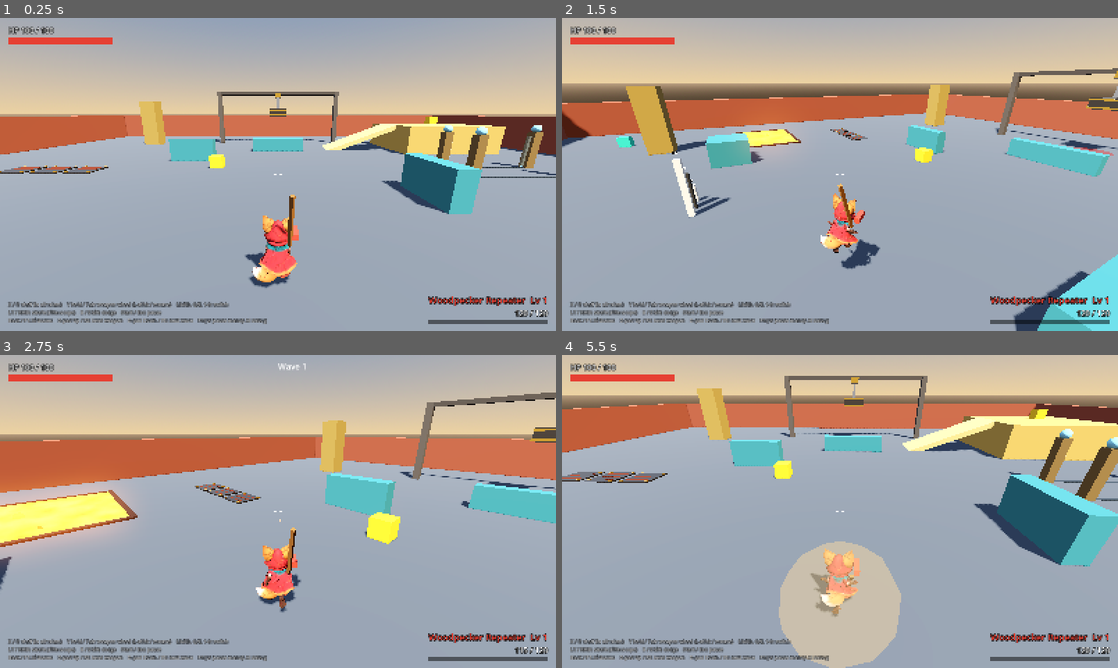
Above: before the commit, frames 1-4 (two rows, left to right).
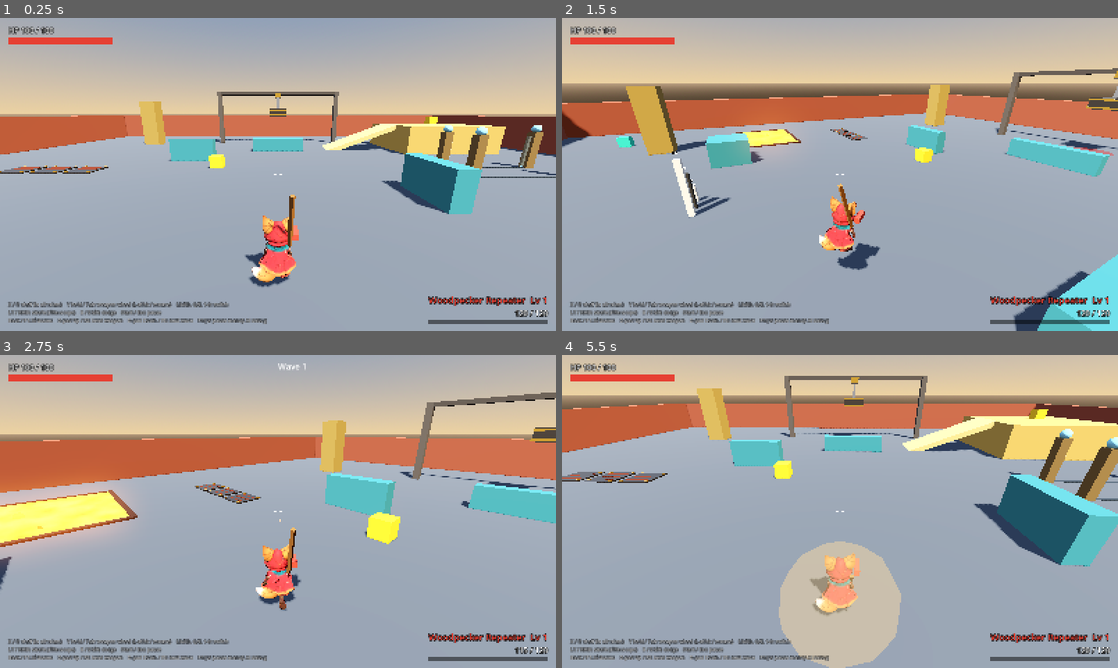
Above: after the commit, the same moments.

Repository: ArcticGizmo/project-fox
Game: Godot game, scene res://scenes/main.tscn
The game is run twice, just before and just after one commit, with the same random seed, the same clock (stepped at 60 frames per second) and the same inputs.
Inputs (mouse positions are in pixels of both pictures, inside the frame that each line leads up to):
- Up to frame 1 (0.25 s): no input
- Up to frame 2 (1.5 s): tap Enter (ui_accept) at 0.5 s; move the mouse to (962, 158) at 0.52 s; hold D (move_right) 0.53-1.28 s; tap F (melee) at 0.6 s; click (962, 158) at 0.67 s; tap Space (jump) at 0.77, 1.07 s; move the mouse to (812, 174) at 1.27 s; hold W (move_forward) from 1.28 s (still down); tap Shift (dodge) at 1.35 s
- Up to frame 3 (2.75 s): keep holding W (move_forward); tap Space (jump) at 1.52, 1.82 s; tap F (melee) at 1.55, 2.3 s; move the mouse to (289, 505) at 2.02 s; press the mouse at (289, 505) at 2.03 s
- Up to frame 4 (5.5 s): move the mouse to (834, 517) at 2.77 s; release the mouse at (834, 517) at 2.78 s; tap Down (look_down) at 2.85 s; click (834, 517) at 2.92 s; tap Space (jump) at 3.02, 3.32, 3.77, 4.07, 5.27 s; tap F (melee) at 3.05, 3.8, 5.3 s; move the mouse to (878, 514) at 3.52 s; tap Left (look_left) at 3.6 s; tap Escape (pause) at 4.15 s; release W (move_forward) at 4.25 s; click "Restart Level" at 4.25 s; move the mouse to (795, 508) at 5.02 s; hold W (move_forward) from 5.03 s (still down); tap Right (look_right) at 5.1 s

The runs differ from the first frame. In frame 1, 0.3% of the frame differs, in the area x 44-54%, y 63-87%; in frame 2, 0.7%; in frame 3, 0.3%; in frame 4, 0.8%, in the area x 44-54%, y 61-84%.

Commit message:
Baked walk and idle clips for the fox, speed-picked with run
Walk (contact/down/passing/up, hip twist and counter-twist, arm swing)
and idle (breathing, weight shift, look-around) are baked from the
rig's rest pose. Clip choice by ground speed with walk/run hysteresis;
playback scales with speed. Screenshot --fox renders contact sheets.

Co-Authored-By: Claude Opus 5.5 <noreply@anthropic.com>

Diff:
--- a/scripts/player/fox_model.gd
+++ b/scripts/player/fox_model.gd
@@ -3,18 +3,60 @@
 ## The fox's rigged mesh (Ember_the_Foxling.glb, Mixamo skeleton). Pure presentation:
 ## the player calls `update()` each frame with its ground speed and `flash` for hurt.
 ##
-## The GLB ships one in-place "Running" clip and a T-pose, so an "Idle" clip (arms down,
-## a slow breath) is built here from the skeleton's rest pose.
+## The GLB ships one in-place "Running" clip and a T-pose; "Idle" and "Walk" are baked
+## here from the rest pose. Poses are written as rotations about the model's own axes
+## (X = the fox's left, Y = up, Z = forward, as authored in the GLB) applied to each
+## bone in its rest frame, so a child's rotation rides on its parent's:
+##   pitch +  thigh/arm swings back, shin/forearm folds back, spine leans forward, toes point down
+##   yaw   +  turns toward the fox's left
+##   roll  +  tips the top of an upright bone toward the fox's right
+##
+## Locomotion picks a clip by ground speed (with hysteresis between walk and run) and
+## scales its playback so the feet keep pace with the body.
 
 const SCENE: PackedScene = preload("res://imported_models/Ember_the_Foxling/Ember_the_Foxling.glb")
+const SKELETON_PATH := "SmartRigArmature/Skeleton3D:%s"
 ## Authored height of the GLB (ear tips), scaled up to the player's capsule.
 const MODEL_HEIGHT := 1.7
-## Ground speed the Running clip's cadence was authored for; faster or slower scales it.
+
+## Ground speeds each clip's cadence was authored for; playback scales from these.
+const WALK_CLIP_SPEED := 2.4
 const RUN_CLIP_SPEED := 7.0
-## Below this ground speed the fox idles.
-const RUN_MIN_SPEED := 0.6
-const BLEND_TIME := 0.15
-const IDLE_LENGTH := 2.4
+## Below IDLE_SPEED the fox stands; walk/run switch at RUN_ENTER_SPEED going up and
+## RUN_EXIT_SPEED coming down so a stick held near the threshold doesn't flicker.
+const IDLE_SPEED := 0.35
+const RUN_ENTER_SPEED := 4.0
+const RUN_EXIT_SPEED := 3.2
+const BLEND_TIME := 0.2
+
+const IDLE_LENGTH := 3.2
+const WALK_LENGTH := 0.9
+## Keys per baked cycle (plus a closing key).
+const SAMPLES := 32
+
+## Arms hang this far below the T-pose (degrees), a little forward and bent at the elbow.
+const ARM_DROP := 68.0
+
+const HIPS := &"mixamorig_Hips"
+const SPINE := &"mixamorig_Spine"
+const SPINE1 := &"mixamorig_Spine1"
+const SPINE2 := &"mixamorig_Spine2"
+const NECK := &"mixamorig_Neck"
+const HEAD := &"mixamorig_Head"
+const L_SHOULDER := &"mixamorig_LeftShoulder"
+const R_SHOULDER := &"mixamorig_RightShoulder"
+const L_ARM := &"mixamorig_LeftArm"
+const R_ARM := &"mixamorig_RightArm"
+const L_FOREARM := &"mixamorig_LeftForeArm"
+const R_FOREARM := &"mixamorig_RightForeArm"
+const L_THIGH := &"mixamorig_LeftUpLeg"
+const R_THIGH := &"mixamorig_RightUpLeg"
+const L_SHIN := &"mixamorig_LeftLeg"
+const R_SHIN := &"mixamorig_RightLeg"
+const L_FOOT := &"mixamorig_LeftFoot"
+const R_FOOT := &"mixamorig_RightFoot"
+## Key in a pose Dictionary for the hips' translation (model space, metres).
+const HIPS_OFFSET := &"hips_offset"
 
 var skeleton: Skeleton3D
 var anim: AnimationPlayer
@@ -42,7 +84,8 @@
 	var run := anim.get_animation(&"Running").duplicate() as Animation
 	run.loop_mode = Animation.LOOP_LINEAR
 	lib.add_animation(&"Running", run)
-	lib.add_animation(&"Idle", _build_idle())
+	lib.add_animation(&"Idle", _bake(IDLE_LENGTH, _idle_pose))
+	lib.add_animation(&"Walk", _bake(WALK_LENGTH, _walk_pose))
 	anim.remove_animation_library(&"")
 	anim.add_animation_library(&"", lib)
 	anim.play(&"Idle")
@@ -50,55 +93,168 @@
 
 ## `speed` is horizontal ground speed; airborne poses fall back to idle for now.
 func update(speed: float, on_floor: bool) -> void:
-	if on_floor and speed > RUN_MIN_SPEED:
-		if anim.current_animation != &"Running":
-			anim.play(&"Running", BLEND_TIME)
-		anim.speed_scale = clampf(speed / RUN_CLIP_SPEED, 0.5, 1.6)
-	else:
-		if anim.current_animation != &"Idle":
-			anim.play(&"Idle", BLEND_TIME)
-		anim.speed_scale = 1.0
+	var clip := &"Idle"
+	if on_floor and speed > IDLE_SPEED:
+		var running := anim.current_animation == &"Running"
+		clip = &"Running" if speed > (RUN_EXIT_SPEED if running else RUN_ENTER_SPEED) else &"Walk"
+	if anim.current_animation != clip:
+		anim.play(clip, BLEND_TIME)
+	match clip:
+		&"Running":
+			anim.speed_scale = clampf(speed / RUN_CLIP_SPEED, 0.6, 1.6)
+		&"Walk":
+			anim.speed_scale = clampf(speed / WALK_CLIP_SPEED, 0.5, 1.6)
+		_:
+			anim.speed_scale = 1.0
 
 
 func flash(amount: float) -> void:
 	material.emission = Color(1.0, 0.1, 0.1) * amount
 
 
-func _build_idle() -> Animation:
+# --- Poses --------------------------------------------------------------------------
+# Each takes the cycle phase p in [0, 1) and returns {bone: Quaternion (model axes),
+# HIPS_OFFSET: Vector3}. Every call must return the same keys.
+
+## A relaxed, slightly knee-soft stance: breathing (chest and shoulders rise), a slow
+## weight shift between the feet, and an unhurried look around. The harmonics are whole
+## numbers of cycles so the loop closes; mixing them keeps it from reading as one sine.
+func _idle_pose(p: float) -> Dictionary:
+	var breath := sin(TAU * p * 2.0)  # two breaths per loop
+	var shift := sin(TAU * p)  # weight to the left foot, then the right
+	var look := sin(TAU * p + 0.6) * 0.7 + sin(TAU * p * 3.0) * 0.3
+	var knee := 7.0
+	var thigh := 4.0 + shift * 1.0
+	var pose := {
+		HIPS_OFFSET: Vector3(shift * 0.012, -0.012 - absf(shift) * 0.004, 0.0),
+		HIPS: _roll(shift * 1.5),  # the free leg's hip drops
+		SPINE: _roll(-shift * 1.2),
+		SPINE1: _pitch(2.0 - breath * 1.5),
+		SPINE2: _pitch(-breath * 1.0),
+		NECK: _pitch(-1.0),
+		HEAD: _yaw(look * 7.0) * _pitch(1.5 + breath * 1.0) * _roll(shift * 1.0),
+		L_SHOULDER: _roll(breath * 2.0),
+		R_SHOULDER: _roll(-breath * 2.0),
+	}
+	_set_arms(pose, breath * 2.0, -breath * 2.0, 14.0, 14.0)
+	_set_leg(pose, L_THIGH, L_SHIN, L_FOOT, thigh, knee + shift * 2.0, 0.0)
+	_set_leg(pose, R_THIGH, R_SHIN, R_FOOT, thigh, knee - shift * 2.0, 0.0)
+	return pose
+
+
+## Two steps per cycle, phase 0 = left heel strike. Classic beats: contact (leg reaching,
+## heel down, toe up), down (knee takes the weight, body at its lowest), passing (swing
+## knee high, body rising), up (pushing off the toe, body at its highest). Pelvis twists
+## toward the reaching leg and the chest counter-twists; arms swing against the legs,
+## a beat late, elbows folding as they come forward; the head holds steady.
+func _walk_pose(p: float) -> Dictionary:
+	var stride := cos(TAU * p)  # +1: left leg forward, -1: right leg forward
+	var bob := -cos(TAU * 2.0 * (p - 0.08))  # lowest just after each contact
+	var sway := sin(TAU * p)  # over the standing foot
+	var arm := cos(TAU * (p - 0.06))  # follows through slightly behind the legs
+	var pose := {
+		HIPS_OFFSET: Vector3(sway * 0.018, bob * 0.022 - 0.008, 0.0),
+		HIPS: _yaw(-stride * 7.0) * _roll(sway * 2.0),
+		SPINE: _pitch(3.0) * _roll(-sway * 1.5),
+		SPINE1: _pitch(1.0),
+		SPINE2: _yaw(stride * 11.0) * _pitch(bob * 1.0),
+		NECK: _yaw(-stride * 2.0),
+		HEAD: _yaw(-stride * 2.0) * _pitch(-2.0 - bob * 1.5),
+		L_SHOULDER: _roll(-arm * 2.0),
+		R_SHOULDER: _roll(-arm * 2.0),
+	}
+	_set_arms(pose, -arm * 22.0, arm * 22.0, 14.0 + maxf(-arm, 0.0) * 22.0, 14.0 + maxf(arm, 0.0) * 22.0)
+	_walk_leg(pose, L_THIGH, L_SHIN, L_FOOT, p)
+	_walk_leg(pose, R_THIGH, R_SHIN, R_FOOT, wrapf(p + 0.5, 0.0, 1.0))
+	return pose
+
+
+## One leg's walk, `p` = 0 at its own heel strike. Stance (0 to ~0.55): the leg sweeps
+## back under the body, knee giving at the load and straightening for push-off.
+## Swing (~0.55 to 1): knee folds high at passing, the shin reaches out for the next step.
+func _walk_leg(pose: Dictionary, thigh: StringName, shin: StringName, foot: StringName, p: float) -> void:
+	var forward := cos(TAU * p) * 27.0
+	var knee := 5.0 + 16.0 * _bump(p, 0.12, 0.07) + 58.0 * _bump(p, 0.76, 0.12)
+	var stance := _plateau(p, 0.04, 0.5, 0.06)
+	# Heel strike toe-up, then a push off the toes, then toes lifted to clear the floor.
+	var ankle := -14.0 * _bump(p, 0.0, 0.05) + 26.0 * _bump(p, 0.6, 0.06) - 10.0 * _bump(p, 0.85, 0.08)
+	# During stance the foot stays flat: cancel the thigh and knee pitch it inherits.
+	ankle += stance * (forward - knee)
+	_set_leg(pose, thigh, shin, foot, forward, knee, ankle)
+
+
+## `forward` swings the thigh forward, `knee` folds the shin back, `ankle` points the
+## toes down (all degrees, on top of whatever the parent does).
+func _set_leg(pose: Dictionary, thigh: StringName, shin: StringName, foot: StringName,
+		forward: float, knee: float, ankle: float) -> void:
+	pose[thigh] = _pitch(-forward)
+	pose[shin] = _pitch(knee)
+	pose[foot] = _pitch(ankle)
+
+
+## Drops both arms out of the T-pose. `swing_*` swings each arm forward (degrees),
+## `elbow_*` folds the forearm forward.
+func _set_arms(pose: Dictionary, swing_l: float, swing_r: float, elbow_l: float, elbow_r: float) -> void:
+	# Lowered about Z, then swung about X so the swing is always fore/aft.
+	pose[L_ARM] = _pitch(-swing_l - 6.0) * _roll(-ARM_DROP)
+	pose[R_ARM] = _pitch(-swing_r - 6.0) * _roll(ARM_DROP)
+	# Elbows bend in the T-pose frame (forearm toward +Z), which stays "forward" once lowered.
+	pose[L_FOREARM] = _yaw(-elbow_l)
+	pose[R_FOREARM] = _yaw(elbow_r)
+
+
+# --- Baking -------------------------------------------------------------------------
+
+## Samples `pose` over one loop into rotation tracks (and a hips position track).
+func _bake(length: float, pose: Callable) -> Animation:
 	var a := Animation.new()
-	a.length = IDLE_LENGTH
+	a.length = length
 	a.loop_mode = Animation.LOOP_LINEAR
-	# Arms hang down and a little out from the T-pose.
-	_add_arm_track(a, &"mixamorig_LeftArm", &"mixamorig_LeftForeArm", Vector3(0.35, -1.0, 0.1), 0.06)
-	_add_arm_track(a, &"mixamorig_RightArm", &"mixamorig_RightForeArm", Vector3(-0.35, -1.0, 0.1), 0.06)
-	# Breathing: the chest tips back and forth a few degrees.
-	_add_sway_track(a, &"mixamorig_Spine1", Vector3.RIGHT, deg_to_rad(2.0))
-	_add_sway_track(a, &"mixamorig_Head", Vector3.RIGHT, deg_to_rad(-1.5))
+	var tracks := {}
+	for i: int in SAMPLES + 1:
+		var p := float(i) / SAMPLES
+		var time := length * p
+		var frame: Dictionary = pose.call(wrapf(p, 0.0, 1.0))
+		for key: StringName in frame:
+			var bone := skeleton.find_bone(HIPS if key == HIPS_OFFSET else key)
+			if not tracks.has(key):
+				var t := a.add_track(Animation.TYPE_POSITION_3D if key == HIPS_OFFSET else Animation.TYPE_ROTATION_3D)
+				a.track_set_path(t, NodePath(SKELETON_PATH % skeleton.get_bone_name(bone)))
+				tracks[key] = t
+			var track: int = tracks[key]
+			if key == HIPS_OFFSET:
+				a.position_track_insert_key(track, time, skeleton.get_bone_rest(bone).origin + (frame[key] as Vector3))
+			else:
+				a.rotation_track_insert_key(track, time, _local_rotation(bone, frame[key] as Quaternion))
 	return a
 
 
-## Rotates `bone` so the direction to `child` points along `target` (skeleton space),
-## swinging by `sway` radians over the clip.
-func _add_arm_track(a: Animation, bone: StringName, child: StringName, target: Vector3, sway: float) -> void:
-	var b := skeleton.find_bone(bone)
-	var c := skeleton.find_bone(child)
-	var parent_rest := skeleton.get_bone_global_rest(skeleton.get_bone_parent(b))
-	var rest := skeleton.get_bone_global_rest(b)
-	var dir := (skeleton.get_bone_global_rest(c).origin - rest.origin).normalized()
-	var t := a.add_track(Animation.TYPE_ROTATION_3D)
-	a.track_set_path(t, NodePath("SmartRigArmature/Skeleton3D:%s" % bone))
-	for i: int in 3:
-		var s := sway * (1.0 if i == 1 else 0.0)
-		var aim := Quaternion(dir, target.normalized()) * Quaternion(Vector3.FORWARD, s * signf(target.x))
-		var local := parent_rest.basis.inverse() * (Basis(aim) * rest.basis)
-		a.rotation_track_insert_key(t, IDLE_LENGTH * i * 0.5, local.get_rotation_quaternion())
-
-
-func _add_sway_track(a: Animation, bone: StringName, axis: Vector3, angle: float) -> void:
-	var b := skeleton.find_bone(bone)
-	var rest := skeleton.get_bone_rest(b).basis.get_rotation_quaternion()
-	var t := a.add_track(Animation.TYPE_ROTATION_3D)
-	a.track_set_path(t, NodePath("SmartRigArmature/Skeleton3D:%s" % bone))
-	for i: int in 3:
-		var r := rest * Quaternion(axis, angle * (1.0 if i == 1 else 0.0))
-		a.rotation_track_insert_key(t, IDLE_LENGTH * i * 0.5, r)
+## Turns a rotation about the model's axes, applied to `bone` in its rest frame, into the
+## bone's local pose rotation: rest_local * (G⁻¹ R G), with G its global rest rotation.
+func _local_rotation(bone: int, r: Quaternion) -> Quaternion:
+	var g := skeleton.get_bone_global_rest(bone).basis.get_rotation_quaternion()
+	var rest := skeleton.get_bone_rest(bone).basis.get_rotation_quaternion()
+	return (rest * (g.inverse() * r * g)).normalized()
+
+
+static func _pitch(deg: float) -> Quaternion:
+	return Quaternion(Vector3.RIGHT, deg_to_rad(deg))
+
+
+static func _yaw(deg: float) -> Quaternion:
+	return Quaternion(Vector3.UP, deg_to_rad(deg))
+
+
+static func _roll(deg: float) -> Quaternion:
+	return Quaternion(Vector3.BACK, deg_to_rad(deg))
+
+
+## Smooth periodic pulse centred on `center` (phase units), 1 at the peak.
+static func _bump(p: float, center: float, width: float) -> float:
+	var d := wrapf(p - center, -0.5, 0.5)
+	return exp(-d * d / (2.0 * width * width))
+
+
+## 1 between `from` and `to`, easing to 0 over `edge` either side.
+static func _plateau(p: float, from: float, to: float, edge: float) -> float:
+	return smoothstep(from - edge, from, p) * (1.0 - smoothstep(to, to + edge, p))
--- /dev/null
+++ b/tests/unit/test_fox_model.gd
@@ -0,0 +1,40 @@
+extends TestCase
+
+
+func _fox() -> FoxModel:
+	var fox := FoxModel.new(Player.HEIGHT)
+	add_child(fox)
+	return fox
+
+
+func test_clips_are_baked_and_loop() -> void:
+	var fox := _fox()
+	for clip: StringName in [&"Idle", &"Walk", &"Running"]:
+		assert_true(fox.anim.has_animation(clip), "has %s" % clip)
+		var a := fox.anim.get_animation(clip)
+		assert_eq(a.loop_mode, Animation.LOOP_LINEAR, "%s loops" % clip)
+	# Both legs and both arms are driven by the walk.
+	var walk := fox.anim.get_animation(&"Walk")
+	for bone: StringName in [FoxModel.L_THIGH, FoxModel.R_THIGH, FoxModel.L_ARM, FoxModel.R_ARM]:
+		assert_true(walk.find_track(NodePath(FoxModel.SKELETON_PATH % bone), Animation.TYPE_ROTATION_3D) >= 0,
+				"walk drives %s" % bone)
+
+
+func test_speed_picks_idle_walk_run_with_hysteresis() -> void:
+	var fox := _fox()
+	fox.update(0.0, true)
+	assert_eq(fox.anim.current_animation, &"Idle", "standing")
+	fox.update(FoxModel.WALK_CLIP_SPEED, true)
+	assert_eq(fox.anim.current_animation, &"Walk", "slow")
+	assert_near(fox.anim.speed_scale, 1.0, 0.01, "walk plays at authored rate at its clip speed")
+	var between := (FoxModel.RUN_ENTER_SPEED + FoxModel.RUN_EXIT_SPEED) * 0.5
+	fox.update(between, true)
+	assert_eq(fox.anim.current_animation, &"Walk", "walk holds until the enter speed")
+	fox.update(FoxModel.RUN_ENTER_SPEED + 0.5, true)
+	assert_eq(fox.anim.current_animation, &"Running", "fast")
+	fox.update(between, true)
+	assert_eq(fox.anim.current_animation, &"Running", "run holds until the exit speed")
+	fox.update(FoxModel.RUN_EXIT_SPEED - 0.5, true)
+	assert_eq(fox.anim.current_animation, &"Walk", "back to walk")
+	fox.update(8.0, false)
+	assert_eq(fox.anim.current_animation, &"Idle", "airborne")
--- a/tools/screenshot.gd
+++ b/tools/screenshot.gd
@@ -22,6 +22,11 @@
 	# `--slice`: only the greybox slice shots (quick layout iteration).
 	if "--slice" in OS.get_cmdline_user_args():
 		await _capture_slice(null, SLICE_PATH)
+		get_tree().quit()
+		return
+	# `--fox`: only the fox animation contact sheets.
+	if "--fox" in OS.get_cmdline_user_args():
+		await _capture_fox_anims()
 		get_tree().quit()
 		return
 	var arena := (load("res://scenes/main.tscn") as PackedScene).instantiate()
@@ -73,6 +78,8 @@
 	await _capture("overview.png")
 	cam.queue_free()
 	await _capture_slice(arena, SLICE_PATH)
+	arena.queue_free()
+	await _capture_fox_anims()
 	get_tree().quit()
 
 
@@ -317,6 +324,61 @@
 	return cam
 
 
+## Contact sheets of the fox's clips on an empty stage, each fox frozen at a phase:
+## fox_walk_side / fox_walk_front (contact, down, passing, up, then the other foot),
+## fox_run_side, fox_idle (quarter-loop steps, three-quarter view).
+func _capture_fox_anims() -> void:
+	var stage := Node3D.new()
+	add_child(stage)
+	var env := WorldEnvironment.new()
+	env.environment = Environment.new()
+	env.environment.background_mode = Environment.BG_COLOR
+	env.environment.background_color = Color(0.32, 0.34, 0.38)
+	env.environment.ambient_light_color = Color.WHITE
+	env.environment.ambient_light_energy = 0.6
+	stage.add_child(env)
+	var sun := DirectionalLight3D.new()
+	sun.rotation_degrees = Vector3(-50, 30, 0)
+	sun.shadow_enabled = true
+	stage.add_child(sun)
+	var floor_mesh := MeshInstance3D.new()
+	var plane := PlaneMesh.new()
+	plane.size = Vector2(40, 40)
+	floor_mesh.mesh = plane
+	stage.add_child(floor_mesh)
+	var cam := Camera3D.new()
+	cam.fov = 40.0
+	stage.add_child(cam)
+	cam.make_current()
+
+	var walk := [0.0, 0.125, 0.25, 0.375, 0.5, 0.75]
+	var sheets: Array[Array] = [
+		["fox_walk_side.png", &"Walk", walk, Vector3(9, 1.0, 0), Vector3.FORWARD],
+		["fox_walk_front.png", &"Walk", walk, Vector3(0, 1.0, -9), Vector3.RIGHT],
+		["fox_run_side.png", &"Running", [0.0, 0.17, 0.33, 0.5, 0.67, 0.83], Vector3(9, 1.0, 0), Vector3.FORWARD],
+		["fox_idle.png", &"Idle", [0.0, 0.25, 0.5, 0.75], Vector3(5, 1.2, -6), Vector3.RIGHT],
+	]
+	for sheet: Array in sheets:
+		var phases: Array = sheet[2]
+		var row_dir: Vector3 = sheet[4]
+		var foxes: Array[FoxModel] = []
+		for i: int in phases.size():
+			var fox := FoxModel.new(Player.HEIGHT)
+			stage.add_child(fox)
+			fox.position = row_dir * (float(i) - (phases.size() - 1) * 0.5) * 1.5
+			fox.anim.play(sheet[1] as StringName)
+			fox.anim.seek(fox.anim.current_animation_length * float(phases[i]), true)
+			fox.anim.pause()
+			foxes.append(fox)
+		cam.position = sheet[3] as Vector3
+		cam.look_at(Vector3(0, 0.85, 0))
+		await get_tree().process_frame
+		await _capture(sheet[0] as String)
+		for fox: FoxModel in foxes:
+			fox.queue_free()
+	stage.queue_free()
+
+
 func _capture(file_name: String) -> void:
 	await RenderingServer.frame_post_draw
 	var img := get_viewport().get_texture().get_image()
Not shown, added: tests/unit/test_fox_model.gd.uid
Not shown, changed: CLAUDE.md
